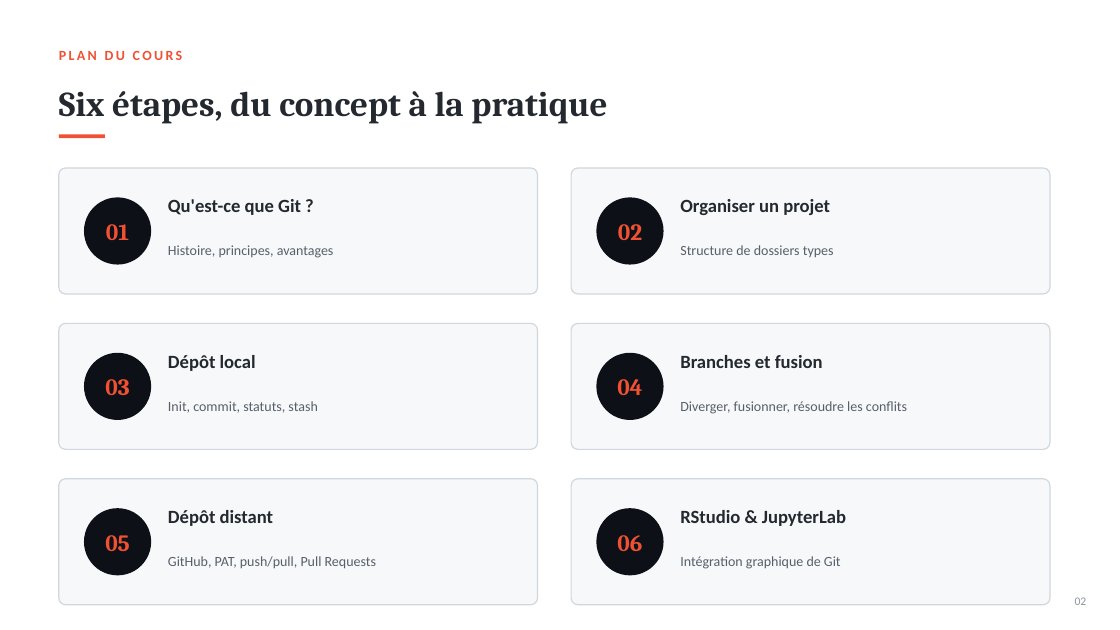
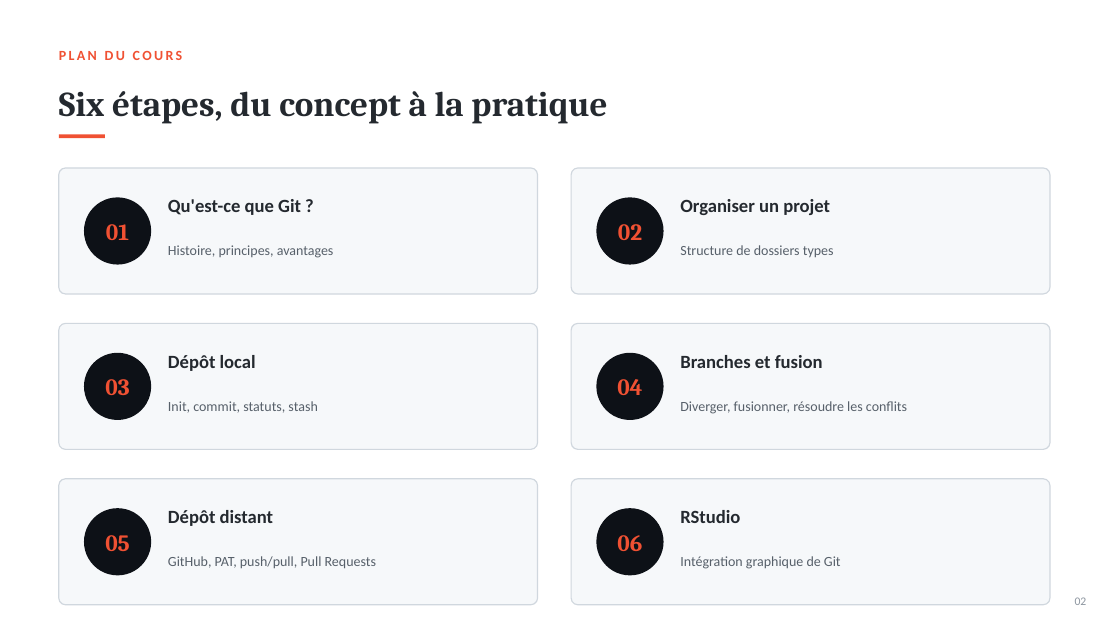
Before and after one commit to Twalange/intro_git, a slide deck: slide 2 of documents/git_github_cours.pptx. Drawn at 1120x630 pixels with LibreOffice and Linux fonts; fonts in the diff are those of the drawing. Boxes give left, top, right and bottom in pixels: in the first picture for what was removed or moved away, otherwise in the second. Text is boxed around its words. In the diff, an @@ line names an element or a change of style, - is before the commit and + after.

Commit message:
Correction Diapo

```diff
--- a/documents/git_github_cours.pptx
+++ b/documents/git_github_cours.pptx
@@ text at bbox=[680, 510, 740, 523]: text changed @@
-RStudio & JupyterLab
+RStudio
```
